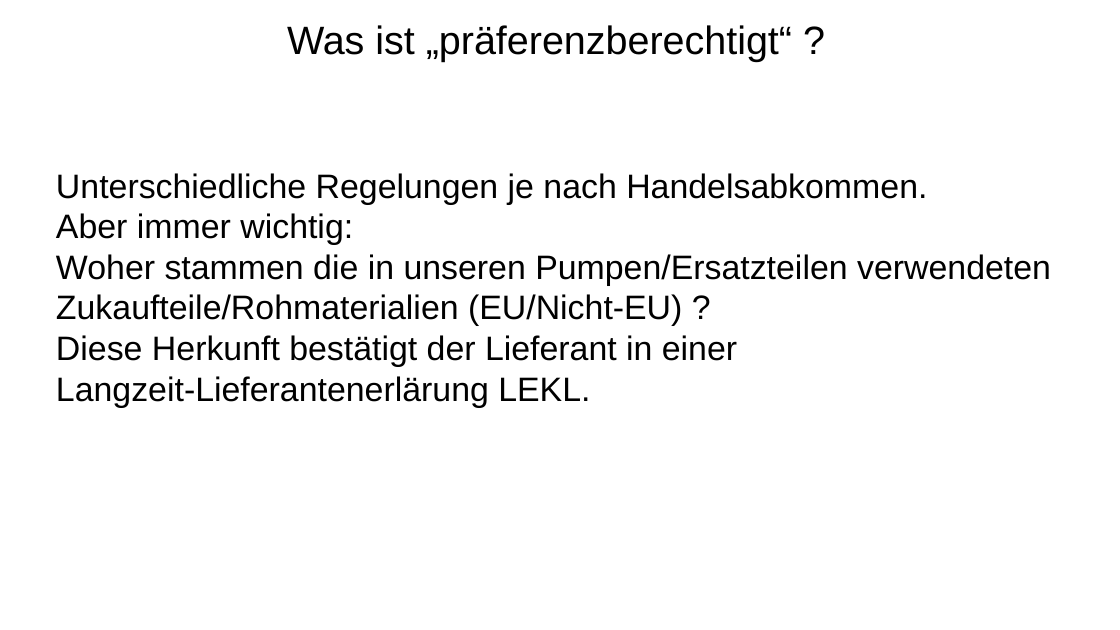
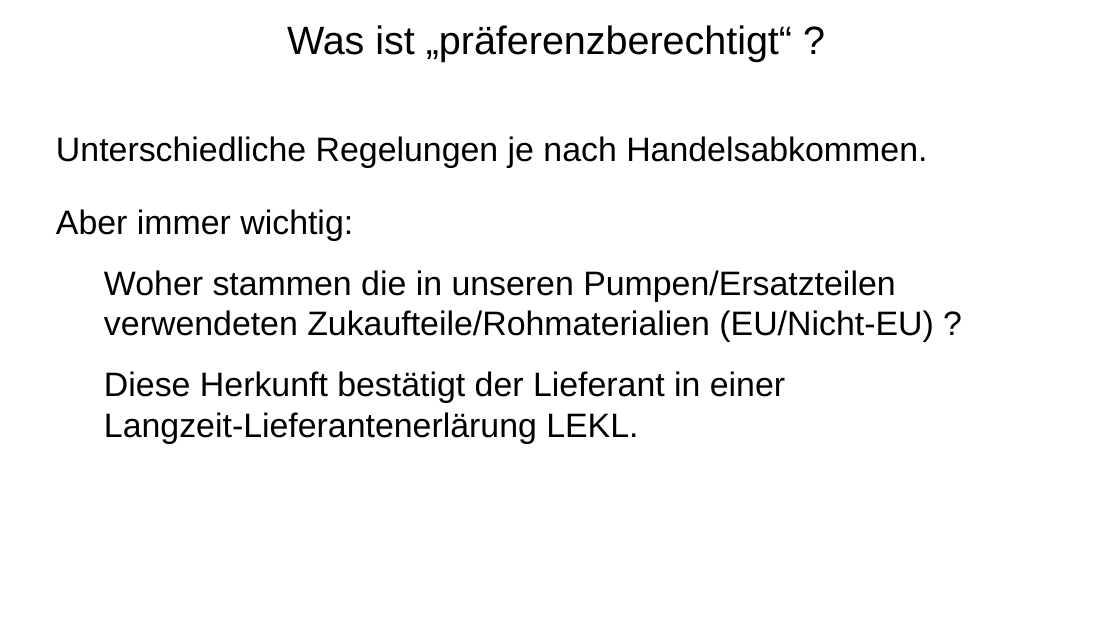
Before and after one commit to KlausEtscheidt/Zoll, a slide deck: slide 4 of LieferErklaer/doku/Hintergrund/Ueberblick_Präferenzberechtigung.pptx. Drawn at 1120x630 pixels with LibreOffice and Linux fonts; fonts in the diff are those of the drawing. Boxes give left, top, right and bottom in pixels: in the first picture for what was removed or moved away, otherwise in the second. Text is boxed around its words. In the diff, an @@ line names an element or a change of style, - is before the commit and + after.

Commit message:
Ersatzteilfilter und TeileDialog dazu
EIngabde der teilespez lekl in Dialog

```diff
--- a/LieferErklaer/doku/Hintergrund/Ueberblick_Präferenzberechtigung.pptx
+++ b/LieferErklaer/doku/Hintergrund/Ueberblick_Präferenzberechtigung.pptx
@@ subtitle "Unterschiedliche Regelungen je nach Handelsabkommen." at [56, 136, 933, 443]: highlight none to #000000; more space between paragraphs; indent changed @@
```
Also in this commit, not shown: 17 other slides changed, 27 other files.
